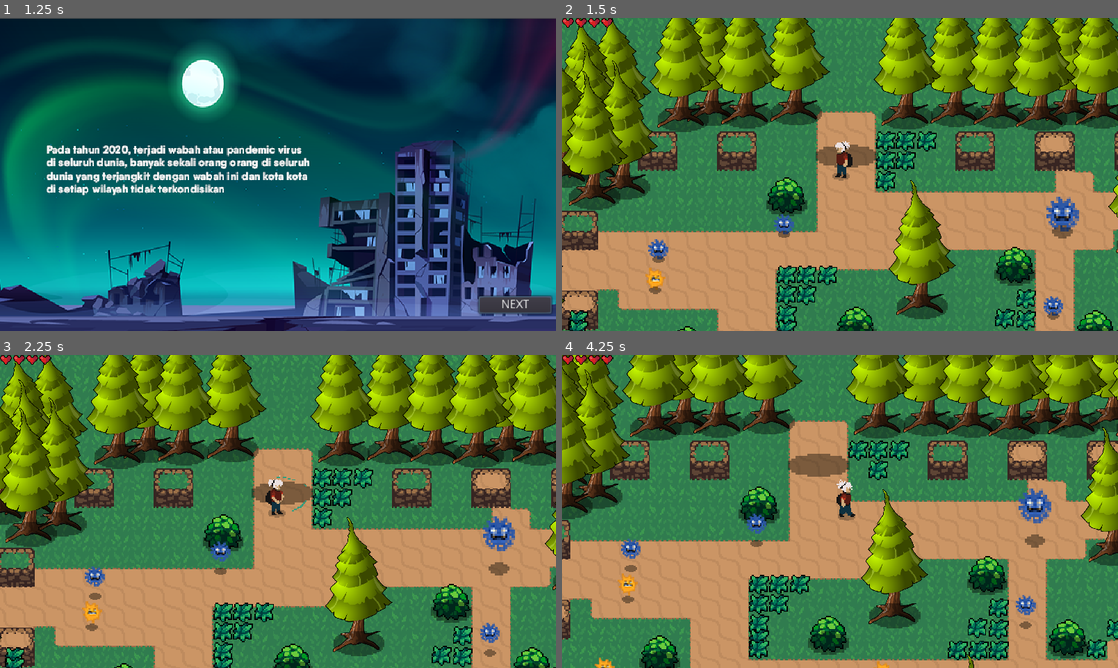
Above: before the commit, frames 1-4 (two rows, left to right).
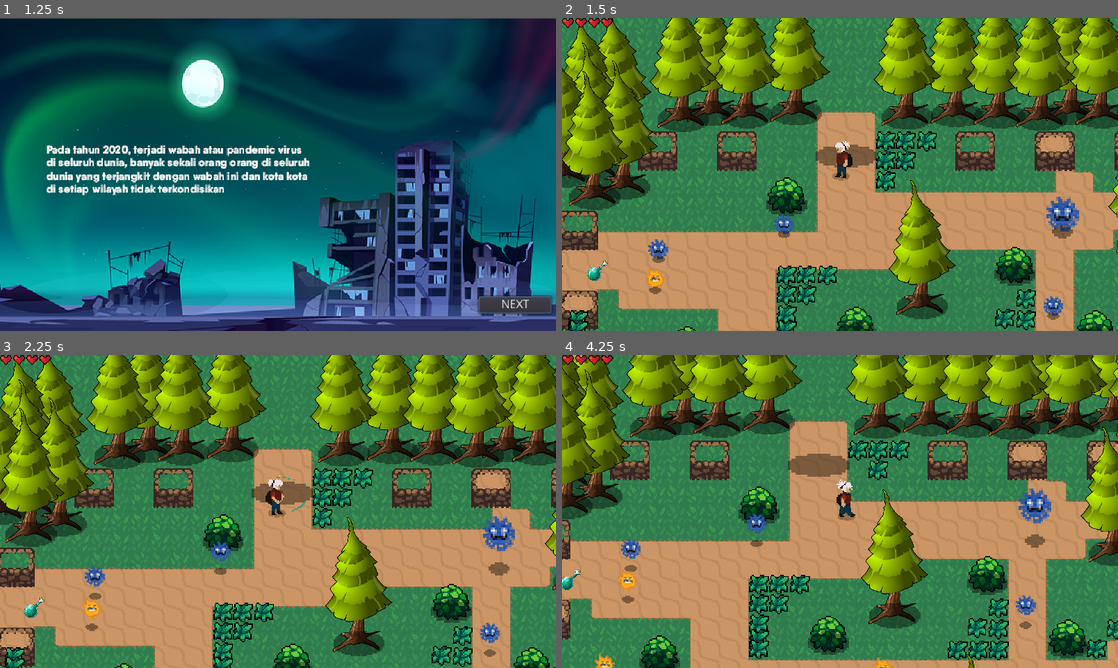
Above: after the commit, the same moments.

Repository: Yusuf07056/RPG_game
Game: Godot game, scene res://MENU.tscn
Two runs of this game, one before a commit and one after it. Both use one fixed random seed, a clock stepped at 60 frames per second and the inputs below.
Inputs:
- Up to frame 1 (1.25 s): click "NEW GAME" at 0.5 s
- Up to frame 2 (1.5 s): click "NEXT" at 1.25 s
- Up to frame 3 (2.25 s): hold Right (ui_right) from 2.03 s (still down); tap J (attack) at 2.1 s
- Up to frame 4 (4.25 s): release Right (ui_right) at 2.78 s; hold Down (ui_down) 2.78-3.53 s; tap J (attack) at 2.85, 3.6 s; hold Right (ui_right) from 3.53 s (still down)

Frame 1 is identical in both runs. In frame 2, 0.1% of the frame differs, in the area x 4-9%, y 77-84%; in frame 3, 0.3%; in frame 4, 0.4%, in the area x 0-60%, y 68-100%.

Commit message:
rpg_game

Diff:
--- a/Enemies/virus_1.gd
+++ b/Enemies/virus_1.gd
@@ -17,7 +17,6 @@
 onready var playerdetectzone = $playerdetectzone
 
 var state = CHASE
-
 func _ready():
 	print(Enemy_stats.healt_point)
 	print(Enemy_stats.healt)
@@ -53,5 +52,6 @@
 	Enemy_stats.healt -=1
 	knockback = area.knockback_vector * 90
 
+
 func _on_enemy_stat_death():
 	queue_free()
--- a/Enemies/virus_1.tscn
+++ b/Enemies/virus_1.tscn
@@ -57,7 +57,7 @@
 [node name="virus" type="AnimatedSprite" parent="."]
 frames = SubResource( 6 )
 animation = "terbang"
-frame = 4
+frame = 3
 playing = true
 offset = Vector2( 0, -12 )
 
--- a/GAMEOVERSCREEN.tscn
+++ b/GAMEOVERSCREEN.tscn
@@ -916,7 +916,7 @@
 
 [node name="Rows" type="VBoxContainer" parent="PanelContainer/MarginContainer"]
 margin_right = 626.0
-margin_bottom = 345.0
+margin_bottom = 346.0
 rect_pivot_offset = Vector2( -174.976, -41.4549 )
 custom_constants/separation = 10
 
--- a/Player/player.gd
+++ b/Player/player.gd
@@ -4,7 +4,7 @@
 export(int) var MAX_SPEED = 80
 export(int) var knockback_speed = 120
 export(int) var FRICT = 500
-
+var enemy = 0
 enum{
 	MOVE,
 	KNOCK,
@@ -33,7 +33,8 @@
 			pass
 		ATTACK:
 			attack_state(delta)
-
+	if enemy == 3:
+		get_tree().change_scene("res://world2.tscn")
 func move_state(delta):
 	var inputan = Vector2.ZERO
 	inputan.x = Input.get_action_strength("ui_right") - Input.get_action_strength("ui_left")
@@ -50,9 +51,7 @@
 	else:
 		animasi_state.travel("idle")
 		velocity = velocity.move_toward(Vector2.ZERO, FRICT * delta)
-
 	move()
-
 	if Input.is_action_just_pressed("attack"):
 		state = ATTACK
 func knock_state(delta):
@@ -68,3 +67,6 @@
 
 func _on_hurt_box_area_entered(area):
 	stats.healt -=1
+
+func count_enemy():
+	enemy = enemy + 1
--- a/enemy_stat.gd
+++ b/enemy_stat.gd
@@ -17,5 +17,6 @@
 	emit_signal("healt_change", healt)
 	if healt <= 0 :
 		emit_signal("death")
+
 func _ready():
 	self.healt = healt_point
--- /dev/null
+++ b/usable item/coin.gd
@@ -0,0 +1,7 @@
+extends Area2D
+
+
+
+func _on_Area2D_body_entered(body):
+	$AnimationTree.play("item")
+	queue_free()
--- /dev/null
+++ b/usable item/coin.tscn
@@ -0,0 +1,50 @@
+[gd_scene load_steps=7 format=2]
+
+[ext_resource path="res://usable item/green.png" type="Texture" id=1]
+[ext_resource path="res://usable item/blue.png" type="Texture" id=2]
+[ext_resource path="res://usable item/coin.gd" type="Script" id=3]
+
+[sub_resource type="CircleShape2D" id=1]
+radius = 11.4091
+
+[sub_resource type="SpriteFrames" id=2]
+animations = [ {
+"frames": [ ExtResource( 2 ), ExtResource( 1 ) ],
+"loop": true,
+"name": "default",
+"speed": 5.0
+} ]
+
+[sub_resource type="Animation" id=3]
+resource_name = "item"
+length = 0.3
+tracks/0/type = "value"
+tracks/0/path = NodePath("../Area2D/AnimatedSprite:frame")
+tracks/0/interp = 1
+tracks/0/loop_wrap = true
+tracks/0/imported = false
+tracks/0/enabled = true
+tracks/0/keys = {
+"times": PoolRealArray( 0, 0.1, 0.2 ),
+"transitions": PoolRealArray( 1, 1, 1 ),
+"update": 1,
+"values": [ 0, 0, 0 ]
+}
+
+[node name="Area2D" type="Area2D"]
+collision_layer = 17
+collision_mask = 17
+script = ExtResource( 3 )
+
+[node name="CollisionShape2D" type="CollisionShape2D" parent="."]
+shape = SubResource( 1 )
+
+[node name="AnimatedSprite" type="AnimatedSprite" parent="."]
+position = Vector2( -0.0421371, 0.0902963 )
+scale = Vector2( 0.0646591, 0.0646591 )
+frames = SubResource( 2 )
+
+[node name="AnimationTree" type="AnimationPlayer" parent="."]
+anims/item = SubResource( 3 )
+
+[connection signal="body_entered" from="." to="." method="_on_Area2D_body_entered"]
--- a/world.tscn
+++ b/world.tscn
@@ -15,6 +15,7 @@
 [ext_resource path="res://world.gd" type="Script" id=13]
 [ext_resource path="res://Shadows/MediumShadow.png" type="Texture" id=14]
 [ext_resource path="res://Music and Sounds/Music.mp3" type="AudioStream" id=15]
+[ext_resource path="res://usable item/coin.tscn" type="PackedScene" id=16]
 
 [sub_resource type="TileSet" id=1]
 0/name = "DirtTileset.png 0"
@@ -1043,6 +1044,11 @@
 [node name="virus_18" parent="character" instance=ExtResource( 8 )]
 position = Vector2( 256.506, 237.904 )
 
+[node name="Area2D2" parent="character" instance=ExtResource( 16 )]
+position = Vector2( 32, 112 )
+collision_layer = 16
+collision_mask = 16
+
 [node name="Area2D" type="Area2D" parent="."]
 script = ExtResource( 10 )
 
--- a/world2.tscn
+++ b/world2.tscn
@@ -449,7 +449,7 @@
 tile_data = PoolIntArray( 0, 0, 4, 1, 0, 196611, 2, 0, 196611, 5, 0, 196611, 6, 0, 196611, 7, 0, 196608, 8, 0, 196610,  …(263 unchanged characters)…
 
 [node name="Camera2D" type="Camera2D" parent="Sprite"]
-position = Vector2( 146.477, 328.255 )
+position = Vector2( 143.14, 308.232 )
 current = true
 zoom = Vector2( 0.7, 0.7 )
 smoothing_enabled = true
@@ -460,7 +460,7 @@
 position = Vector2( 275.104, 133.123 )
 
 [node name="player" parent="character" instance=ExtResource( 3 )]
-position = Vector2( 146.477, 328.255 )
+position = Vector2( 143.14, 308.232 )
 
 [node name="RemoteTransform2D" type="RemoteTransform2D" parent="character/player"]
 remote_path = NodePath("../../../Sprite/Camera2D")
Not shown: 1 places in world.tscn that only renumber resources
